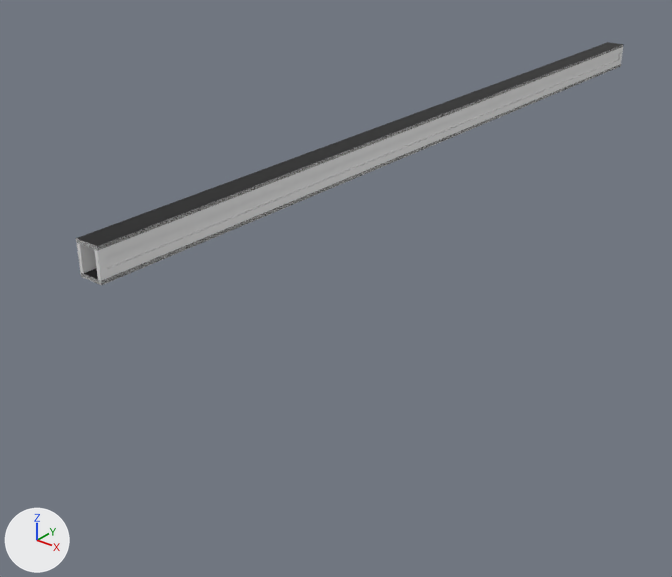
An edit to the Blender file undecided.blend, drawn before and after from the same camera.
Both versions are drawn from a 50 mm camera at (44.1, -33.0, 66.7) aimed at (-4.7, 28.1, 28.8). Arrows for +X, +Y and +Z are at lower left; the lights stay in place.
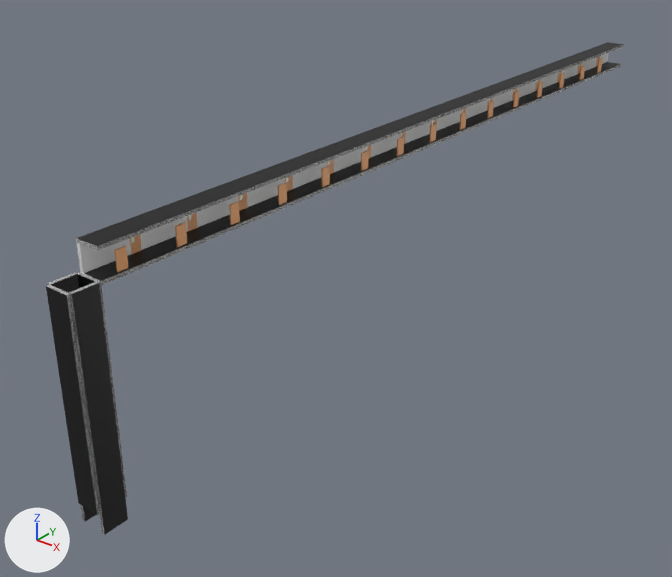
Where the change shows, as pixel boxes [x1, y1, x2, y2] in the pictures (672 x 577 px):
'Cube.001', hidden
    before: [94, 47, 623, 281]
'Cube.035', shown
    after: [69, 282, 128, 534]
'Cube.038', shown
    after: [46, 285, 100, 515]
'Cube.034', shown
    after: [77, 272, 127, 497]
'Cube.037', shown
    after: [47, 272, 96, 522]
'Cube.004', unchanged, uncovered by the edit
    before: [80, 64, 621, 285]
    after: [84, 62, 621, 285]
'Cube.002', unchanged, uncovered by the edit
    before: [77, 243, 97, 274]
    after: [77, 53, 609, 273]

Edits to the bpy script that builds the scene:
```text
Change ob_cube_001:
    add ob_cube_001.hide_set(True)
Change ob_cube_034:
    remove ob_cube_034.hide_set(True)
Change ob_cube_035:
    remove ob_cube_035.hide_set(True)
Change ob_cube_037:
    remove ob_cube_037.hide_set(True)
Change ob_cube_038:
    remove ob_cube_038.hide_set(True)
```
